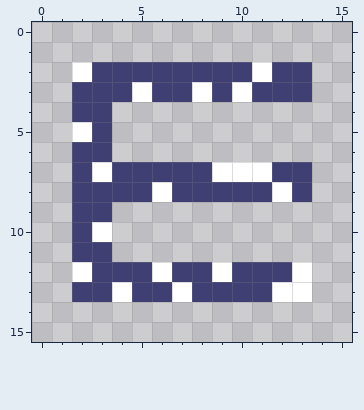
Two states of a pixel-art file, AsepriteStuff/E.aseprite. That is the earlier state.
16x16 pixels, 1 frame.
Now the later version:
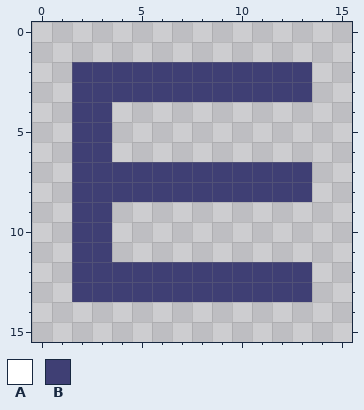
Palette (. is transparent): A #ffffff  B #3f3f74
What changed:
{"y":2,"x":2,"old":"A","new":"B"}
{"y":2,"x":11,"old":"A","new":"B"}
{"y":3,"x":5,"old":"A","new":"B"}
{"y":3,"x":8,"old":"A","new":"B"}
{"y":3,"x":10,"old":"A","new":"B"}
{"y":5,"x":2,"old":"A","new":"B"}
{"y":7,"x":3,"old":"A","new":"B"}
{"y":7,"x":9,"old":"AAA","new":"BBB"}
{"y":8,"x":6,"old":"A","new":"B"}
{"y":8,"x":12,"old":"A","new":"B"}
{"y":10,"x":3,"old":"A","new":"B"}
{"y":12,"x":2,"old":"A","new":"B"}
{"y":12,"x":6,"old":"A","new":"B"}
{"y":12,"x":9,"old":"A","new":"B"}
{"y":12,"x":13,"old":"A","new":"B"}
{"y":13,"x":4,"old":"A","new":"B"}
{"y":13,"x":7,"old":"A","new":"B"}
{"y":13,"x":12,"old":"AA","new":"BB"}
